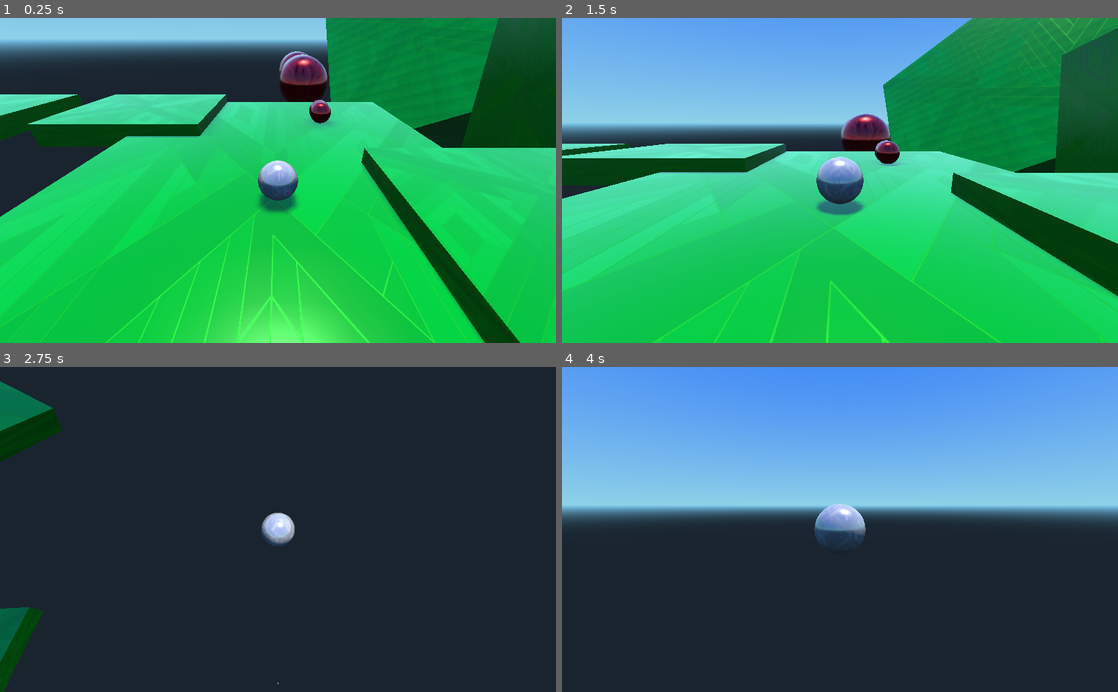
Above: before the commit, frames 1-4 (two rows, left to right).
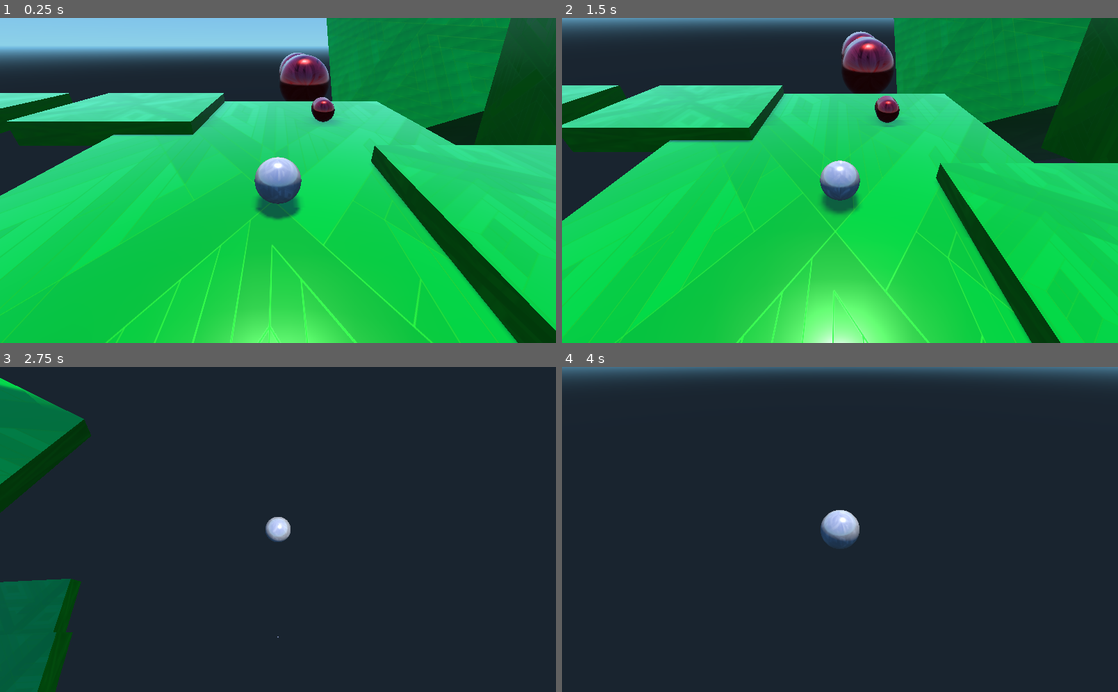
Above: after the commit, the same moments.

Repository: martijnat/movement_sandbox
Game: Godot game, scene res://Main.tscn
The game is run twice, just before and just after one commit, with the same random seed, the same clock (stepped at 60 frames per second) and the same inputs.
Inputs:
- Up to frame 1 (0.25 s): no input
- Up to frame 2 (1.5 s): hold C (camera_look) 0.53-1.28 s; hold Up (move_up) from 0.53 s (still down); tap Space (jump) at 0.77 s; tap K (look_down) at 1.35 s
- Up to frame 3 (2.75 s): keep holding Up (move_up); tap Space (jump) at 1.52 s; hold J (look_left) from 2.03 s (still down)
- Up to frame 4 (4 s): keep holding Up (move_up); release J (look_left) at 2.78 s; tap L (look_right) at 2.85 s; tap Space (jump) at 3.02, 3.77 s; hold I (look_up) from 3.53 s (still down)

The runs differ from the first frame. In frame 1, 16% of the frame differs, in the area x 0-100%, y 0-100%; in frame 2, 76%; in frame 3, 7.2%; in frame 4, 48%.

Commit message:
Added wallhack texture for player

Diff:
--- a/Player.tscn
+++ b/Player.tscn
@@ -1,8 +1,9 @@
-[gd_scene load_steps=7 format=2]
+[gd_scene load_steps=10 format=2]
 
 [ext_resource path="res://white.png" type="Texture" id=1]
 [ext_resource path="res://pattern.png" type="Texture" id=2]
 [ext_resource path="res://black.png" type="Texture" id=3]
+[ext_resource path="res://pattern2.png" type="Texture" id=4]
 
 [sub_resource type="SpatialMaterial" id=4]
 
@@ -57,7 +58,7 @@
 uv2_triplanar_sharpness = 1.0
 proximity_fade_enable = false
 distance_fade_enable = false
-_sections_unfolded = [ "Albedo", "Metallic", "NormalMap", "Roughness" ]
+_sections_unfolded = [ "Albedo", "Flags", "Metallic", "NormalMap", "Roughness" ]
 
 [sub_resource type="SphereMesh" id=2]
 
@@ -68,11 +69,75 @@
 rings = 32
 is_hemisphere = false
 
+[sub_resource type="SpatialMaterial" id=5]
+
+render_priority = 0
+flags_transparent = true
+flags_unshaded = false
+flags_vertex_lighting = false
+flags_no_depth_test = true
+flags_use_point_size = false
+flags_world_triplanar = false
+flags_fixed_size = false
+flags_albedo_tex_force_srgb = false
+vertex_color_use_as_albedo = false
+vertex_color_is_srgb = false
+params_diffuse_mode = 0
+params_specular_mode = 0
+params_blend_mode = 0
+params_cull_mode = 0
+params_depth_draw_mode = 0
+params_line_width = 1.0
+params_point_size = 1.0
+params_billboard_mode = 0
+params_grow = false
+params_use_alpha_scissor = false
+albedo_color = Color( 1, 1, 1, 0.12549 )
+albedo_texture = ExtResource( 1 )
+metallic = 1.0
+metallic_specular = 1.0
+metallic_texture = ExtResource( 4 )
+metallic_texture_channel = 0
+roughness = 1.0
+roughness_texture = ExtResource( 1 )
+roughness_texture_channel = 0
+emission_enabled = false
+normal_enabled = false
+rim_enabled = false
+clearcoat_enabled = false
+anisotropy_enabled = false
+ao_enabled = false
+depth_enabled = false
+subsurf_scatter_enabled = false
+transmission_enabled = false
+refraction_enabled = false
+detail_enabled = false
+uv1_scale = Vector3( 1, 1, 1 )
+uv1_offset = Vector3( 0, 0, 0 )
+uv1_triplanar = false
+uv1_triplanar_sharpness = 1.0
+uv2_scale = Vector3( 1, 1, 1 )
+uv2_offset = Vector3( 0, 0, 0 )
+uv2_triplanar = false
+uv2_triplanar_sharpness = 1.0
+proximity_fade_enable = false
+distance_fade_enable = false
+_sections_unfolded = [ "Albedo", "Flags", "Metallic", "Roughness" ]
+
+[sub_resource type="SphereMesh" id=6]
+
+material = SubResource( 5 )
+radius = 1.0
+height = 2.0
+radial_segments = 64
+rings = 32
+is_hemisphere = false
+
 [sub_resource type="SphereShape" id=3]
 
 radius = 1.0
 
-[node name="Player" type="KinematicBody"]
+[node name="Player" type="KinematicBody" index="0"]
 
 input_ray_pickable = true
 input_capture_on_drag = false
@@ -101,7 +166,22 @@
 skeleton = NodePath("..")
 material/0 = null
 
-[node name="CollisionShape" type="CollisionShape" parent="." index="1"]
+[node name="wallhack" type="MeshInstance" parent="." index="1"]
+
+layers = 1
+material_override = null
+cast_shadow = 1
+extra_cull_margin = 0.0
+use_in_baked_light = false
+lod_min_distance = 0.0
+lod_min_hysteresis = 0.0
+lod_max_distance = 0.0
+lod_max_hysteresis = 0.0
+mesh = SubResource( 6 )
+skeleton = NodePath("..")
+material/0 = null
+
+[node name="CollisionShape" type="CollisionShape" parent="." index="2"]
 
 shape = SubResource( 3 )
 disabled = false
--- a/PlayerCamera.gd
+++ b/PlayerCamera.gd
@@ -1,10 +1,10 @@
 extends Camera
 
 
-var camera_height = 5
-var camera_dist = 10
-var camera_min_dist = 5
-var camera_smoothing = 0.1
+var camera_height = 10
+var camera_max_dist = 10
+var camera_min_dist = 10
+
 var camera_speed = 30
 var offset = Vector3(0,0,0)
 
@@ -45,8 +45,15 @@
     var player_pos = get_parent().get_node("Player").get_global_transform().origin
     var player_overhead = player_pos + Vector3(0,camera_height,0)
     var new_pos = get_global_transform().origin+offset
+    var new_dist = (new_pos-player_overhead).length()
+
     var camera_overhead_dir = (new_pos-player_overhead).normalized()
     camera_overhead_dir.y = min(0.7,max(-0.5,camera_overhead_dir.y))
-    new_pos = player_overhead + camera_dist*camera_overhead_dir.normalized()
+
+    if new_dist > camera_max_dist:
+        new_pos = player_overhead + camera_max_dist*camera_overhead_dir.normalized()
+    if new_dist < camera_min_dist:
+        new_pos = player_overhead + camera_min_dist*camera_overhead_dir.normalized()
+
     offset = Vector3(0,0,0)
     look_at_from_position(new_pos,player_pos,Vector3(0,1,0))
